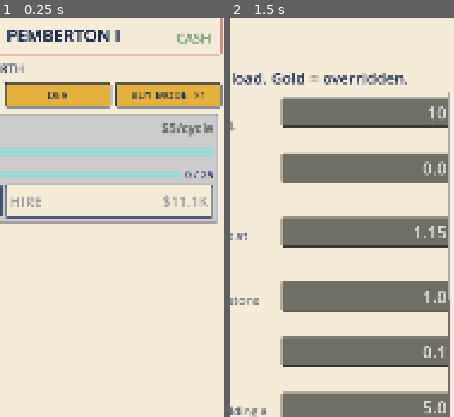
Above: before the commit, frames 1-2 (left to right).
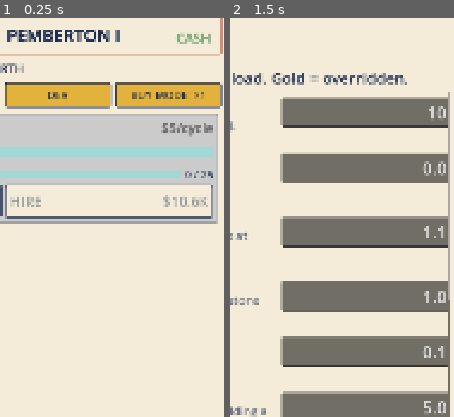
Above: after the commit, the same moments.

Repository: TimGoergen/american-tycoon
Game: Godot game, scene res://Main.tscn
The game is run twice, just before and just after one commit, with the same random seed, the same clock (stepped at 60 frames per second) and the same inputs.
Inputs:
- Up to frame 1 (0.25 s): no input
- Up to frame 2 (1.5 s): click "DEV" at 0.5 s; click "BUY MODE: ×1" at 1.25 s
The pictures show only the part of the screen within x 49-99%, y 7-57%; the shares and areas given below are measured in that part.

The runs differ from the first frame. In frame 1, 0.1% of the frame differs, in the area x 80-89%, y 44-48%; in frame 2, 0.2%, in the area x 82-97%, y 52-56%.

Commit message:
balance: re-tune band_step 1.15 -> 1.10 to recover AdCap-cadence pacing
Follow-up to the AdCap milestone cadence, which ran the economy ~38%
slower. Lowering band_step makes high-band (25+ unit) units cheaper so
unit/income accumulation speeds back up; it does NOT touch band 0, so
the early self-funding guardrail is unaffected.

Sim result vs pre-rework baseline:
- gen-1 peak $9.2M -> $11.1M (baseline $12.1M, ~8% under)
- top income/sec $55M -> $68M/s
- 6-gen Legacy 42 -> 46 (baseline 51)
- dynasty still "speeds up every time", no band-wall, save round-trip PASS

k_legacy was probed at 0.65 and reverted: extra Legacy didn't lift the
wealth trajectory (per-gen income is the bottleneck, not Legacy count)
and it disturbs the tuned prestige feel. A residual 6-gen trajectory gap
remains (cadence generosity compounds) -- accepted; documented in Spec
section 15 #8 to revisit if on-device feel needs it.

Co-Authored-By: Claude Opus 4.8 <noreply@anthropic.com>

Diff:
--- a/game/config/tuning.tres
+++ b/game/config/tuning.tres
@@ -11,7 +11,7 @@
 wage_hold_taps_per_second = 2.5
 frenzy_fill_hold_factor = 0.6
 cycle_floor = 1.0
-band_step = 1.15
+band_step = 1.10
 staff_cost_fraction = 0.001
 staff_cost_property_growth = 1.4
 offline_efficiency = 0.5
Not shown, changed: docs/American_Tycoon_GDD_v0_2.md
Not shown, changed: docs/American_Tycoon_Mechanics_Spec_v0_1.md
